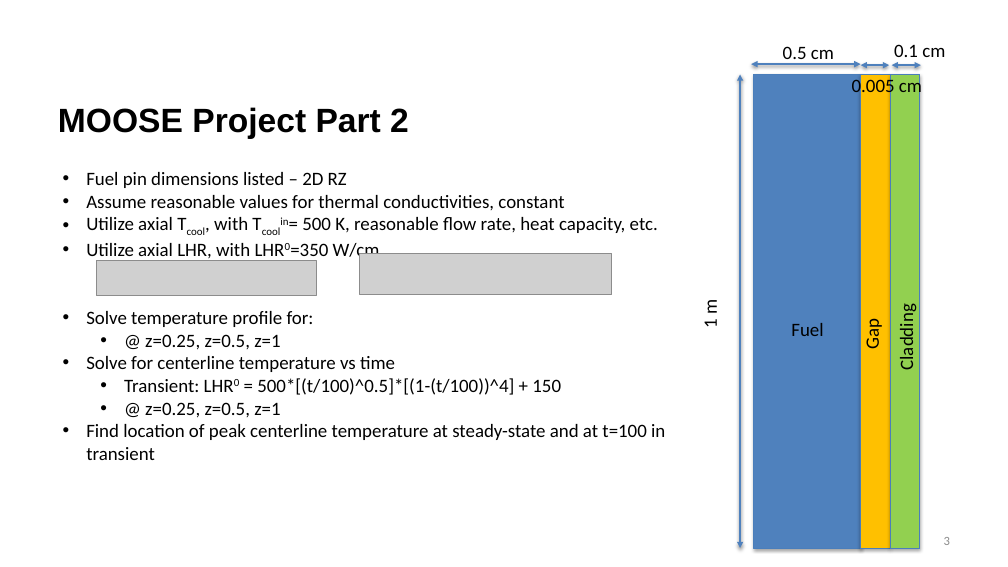
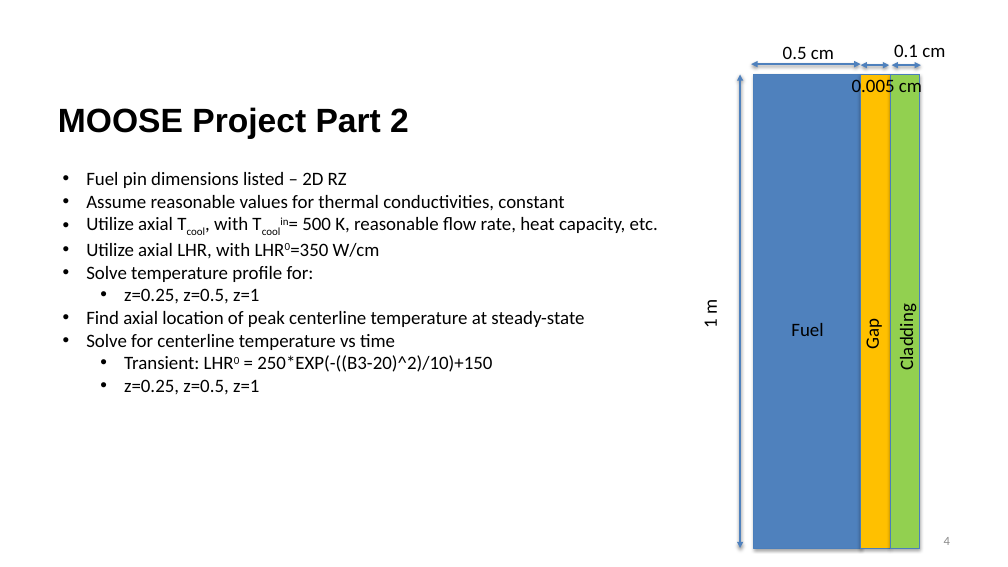
Before and after one commit to benbeeler/TEACHING, a slide deck: slide 4 of Nuclear_Fuel_Performance/NE533_Spring2024/MOOSE Project/MOOSE Project.pptx (slide 3 before the commit). Drawn at 1008x567 pixels with LibreOffice and Linux fonts; fonts in the diff are those of the drawing; grey boxes stand for pictures; background and template pictures are left out. Boxes give left, top, right and bottom in pixels: in the first picture for what was removed or moved away, otherwise in the second. Text is boxed around its words. In the diff, an @@ line names an element or a change of style, - is before the commit and + after.

```diff
--- a/Nuclear_Fuel_Performance/NE533_Spring2024/MOOSE Project/MOOSE Project.pptx
+++ b/Nuclear_Fuel_Performance/NE533_Spring2024/MOOSE Project/MOOSE Project.pptx
@@ picture removed at <box>96,261,316,296</box> @@
@@ picture removed at <box>360,253,612,295</box> @@
@@ text at <box>86,288,584,327</box>: text changed @@
-  • @ z=0.25, z=0.5, z=1
+  • z=0.25, z=0.5, z=1
+• Find axial location of peak centerline temperature at steady-state
@@ text at <box>124,355,492,394</box>: text changed @@
-  • Transient: LHR0 = 500*[(t/100)^0.5]*[(1-(t/100))^4] + 150
-  • @ z=0.25, z=0.5, z=1
-• Find location of peak centerline temperature at steady-state and at t=100 in transient
+  • Transient: LHR0 = 250*EXP(-((B3-20)^2)/10)+150
+  • z=0.25, z=0.5, z=1
@@ page number at <box>944,537,950,545</box>: text changed @@
-3
+4
```
Also in this commit, not shown: 2 other slides changed, 3 slides added.
